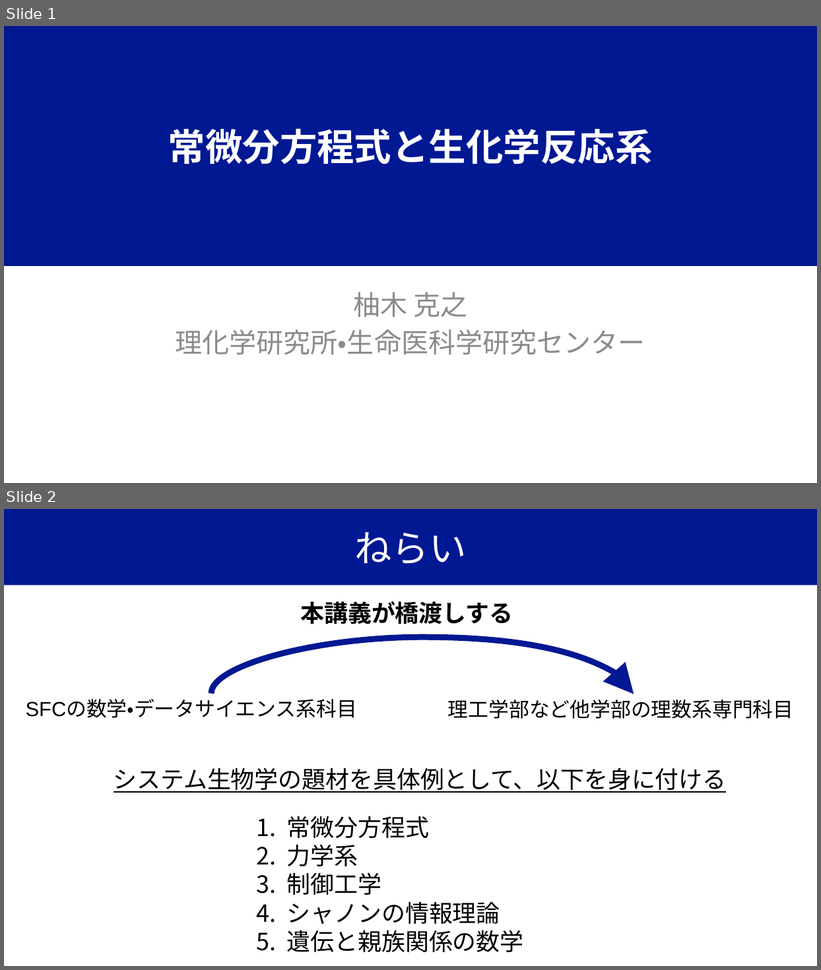
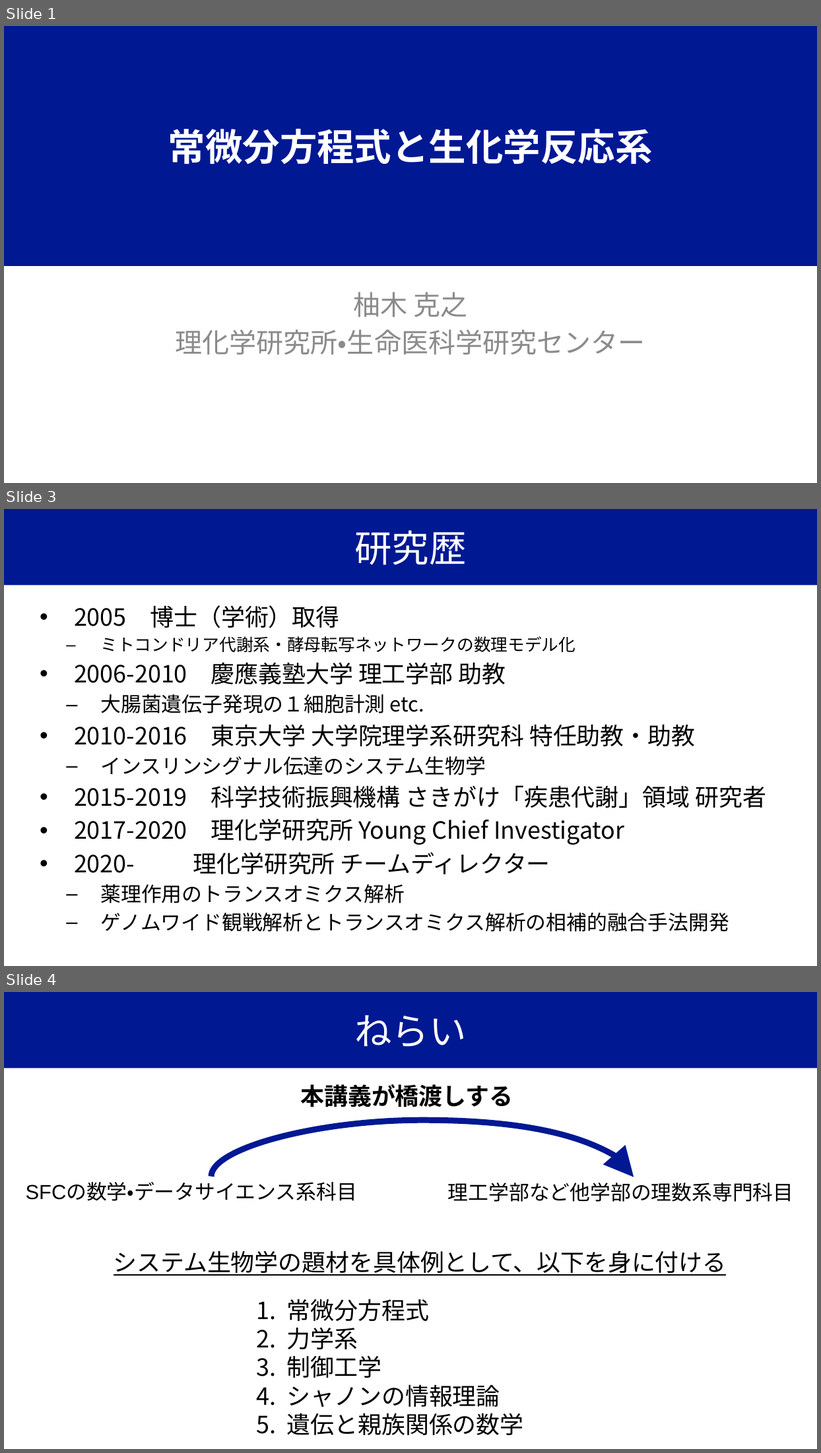
Before and after one commit to YugiLab/Lectures, a slide deck: DS2_2026/Day1/yugi_lecture1_ode.pptx. Shown one above the other, each under a label of ours: slides 1 and 2 before the commit, slides 1, 3 and 4 after it; the slides between them are not shown. The pictures are 821x970 and 821x1453 pixels, drawn with LibreOffice and Linux fonts; fonts in the diff are those of the drawing. Boxes give left, top, right and bottom in pixels: in the first picture for what was removed or moved away, otherwise in the second. Text is boxed around its words. In the diff, an @@ line names an element or a change of style, - is before the commit and + after.

```diff
--- a/DS2_2026/Day1/yugi_lecture1_ode.pptx
+++ b/DS2_2026/Day1/yugi_lecture1_ode.pptx
@@ slide 3 added at bbox=[4, 509, 817, 966], background #FFFFFF @@
@@ title added at bbox=[4, 509, 817, 586], fill #011893, 44 pt, text #FFFFFF @@
+研究歴
@@ text added at bbox=[74, 605, 766, 932], 28 pt, text #000000 @@
+• 2005 博士（学術）取得
+  – ミトコンドリア代謝系・酵母転写ネットワークの数理モデル化
+• 2006-2010 慶應義塾大学 理工学部 助教
+  – 大腸菌遺伝子発現の１細胞計測 etc.
+• 2010-2016 東京大学 大学院理学系研究科 特任助教・助教
+  – インスリンシグナル伝達のシステム生物学
+• 2015-2019 科学技術振興機構 さきがけ「疾患代謝」領域 研究者
+• 2017-2020 理化学研究所 Young Chief Investigator
+• 2020- 理化学研究所 チームディレクター
+  – 薬理作用のトランスオミクス解析
+  – ゲノムワイド観戦解析とトランスオミクス解析の相補的融合手法開発
@@ what was slide 2 is now slide 4 @@
```
Also in this commit, not shown: 5 other slides added, 2 other files.
